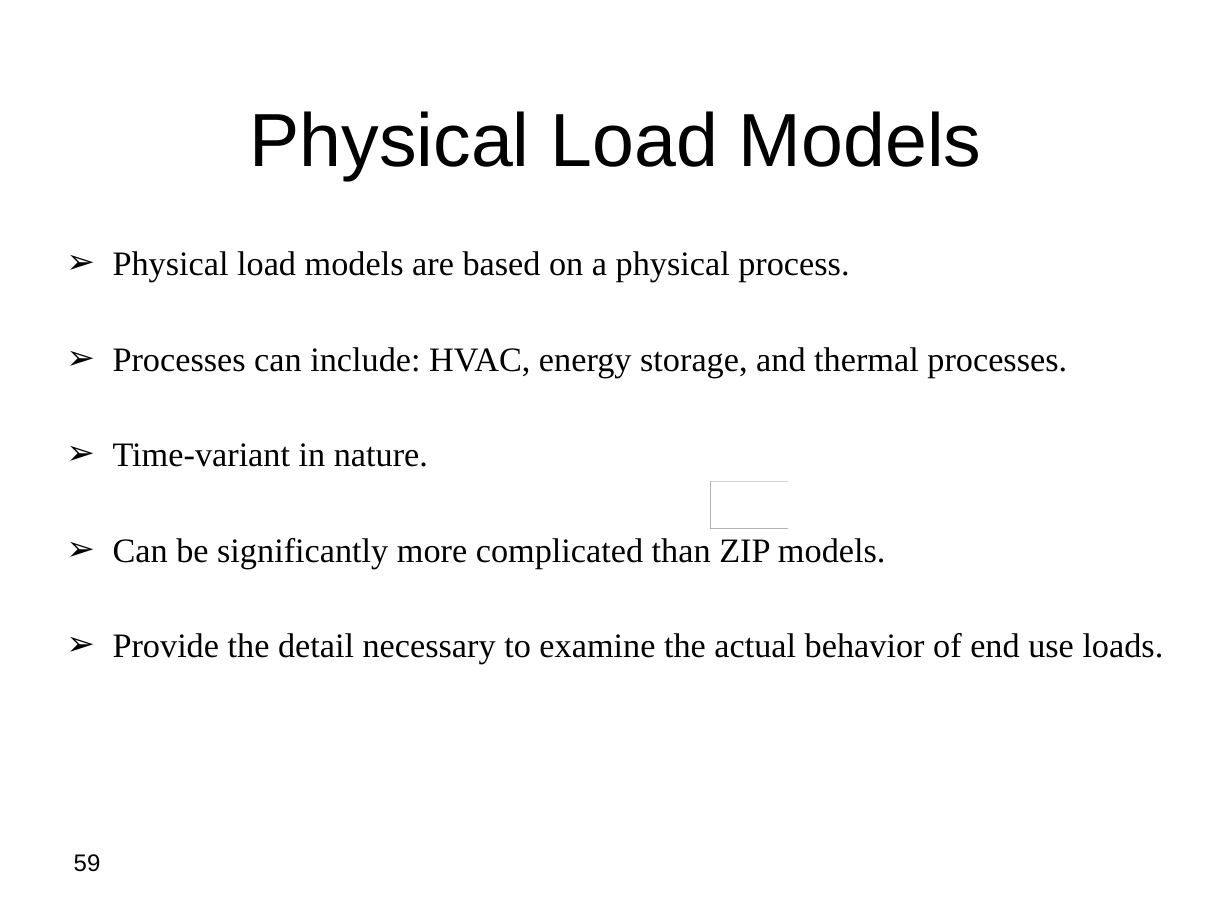
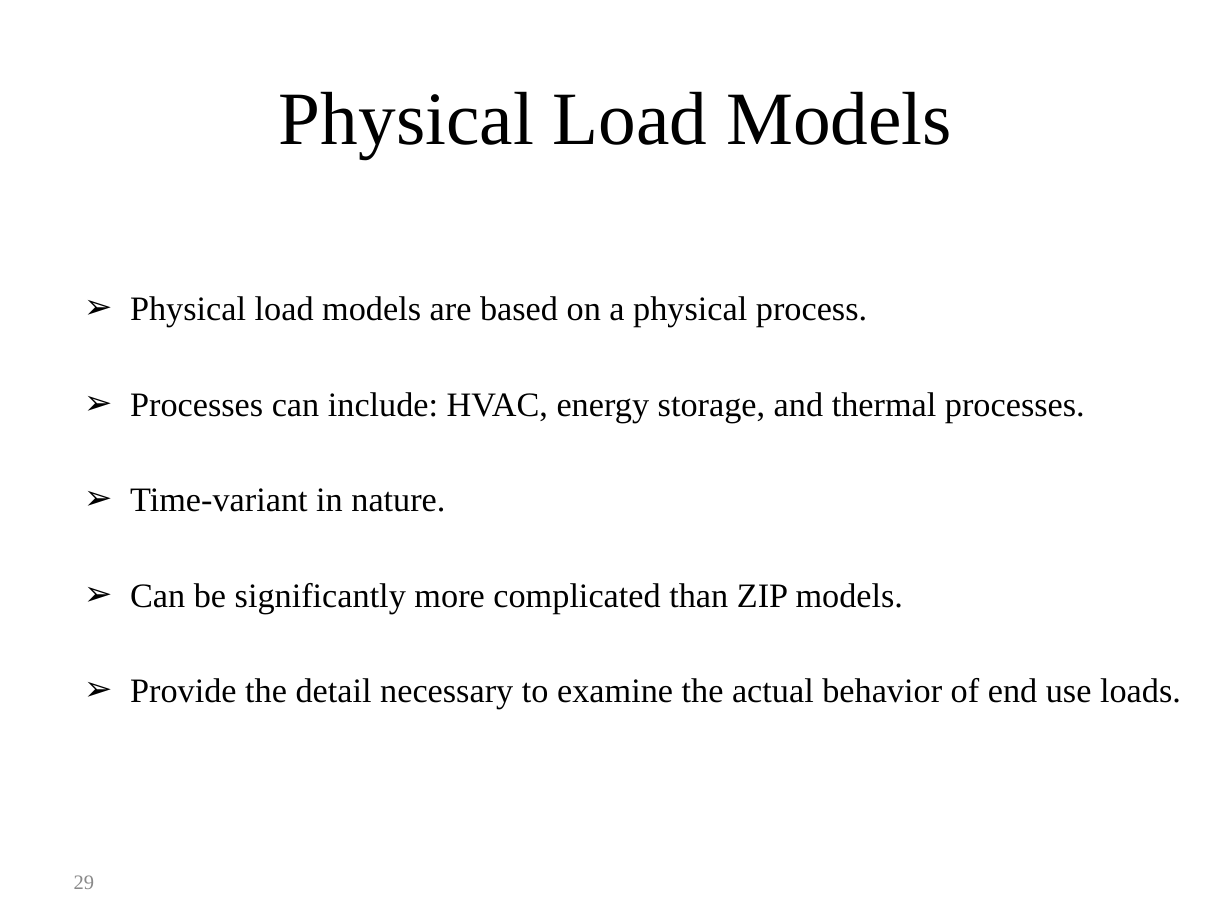
Before and after one commit to gridlab-d/course, a slide deck: slide 29 of FourDayCourse/4.1 - Powerflow Module.ppt (slide 59 before the commit). Drawn at 1232x924 pixels with LibreOffice and Linux fonts; fonts in the diff are those of the drawing; grey boxes stand for pictures; background and template pictures are left out. Boxes give left, top, right and bottom in pixels: in the first picture for what was removed or moved away, otherwise in the second. Text is boxed around its words. In the diff, an @@ line names an element or a change of style, - is before the commit and + after.

```diff
--- a/FourDayCourse/4.1 - Powerflow Module.ppt
+++ b/FourDayCourse/4.1 - Powerflow Module.ppt
@@ title "Physical Load Models": place and size @@
-title "Physical Load Models" at [249, 111, 982, 180]
+title "Physical Load Models" at [279, 91, 952, 158]
@@ title "Physical Load Models" at [279, 91, 952, 158]: font Arial to Times New Roman @@
@@ text "Physical load models are based ...": place and size @@
-text "Physical load models are based ..." at [113, 251, 1164, 664]
+text "Physical load models are based ..." at [130, 296, 1181, 709]
@@ picture removed at [711, 482, 788, 529] @@
@@ rectangle removed at [711, 482, 788, 529] @@
@@ page number removed at [74, 854, 101, 872] @@
-59
@@ page number added at [74, 875, 94, 889], 12 pt, text #898989 @@
+29
```
Also in this commit, not shown: 62 other slides changed, 17 slides added, 9 slides removed.
